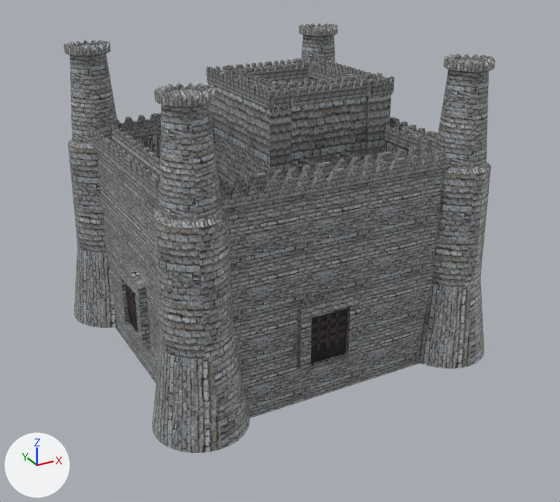
A saved change to the Blender file Assets/StreamingAssets/Anglo/Models/Castle/Castle.blend.
Both versions are drawn from a 50 mm camera at (-0.933, -1.775, 1.04) aimed at (0.031, -0.022, 0.164). Arrows for +X, +Y and +Z are at lower left; the lights stay in place.
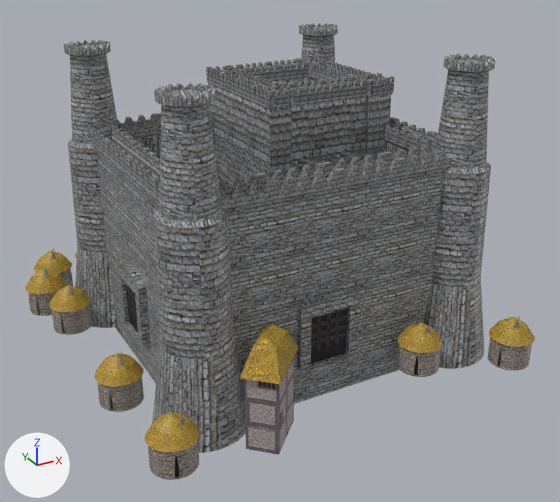
The newer file is also rescaled (x0.699), turned or shifted as a whole; pictures and numbers use the older file's frame.

Boxes [x1, y1, x2, y2] around the edits, measured in the pictures (560 x 502 px):
'Plane.004', added
    after: [244, 358, 294, 455]
'Plane.005', added (yellow)
    after: [240, 324, 298, 385]
'Cylinder.001', added (yellow)
    after: [145, 413, 200, 452]
'Cylinder', added
    after: [148, 410, 199, 480]
'Cylinder.008', added (yellow)
    after: [94, 353, 144, 387]
'Cylinder.009', added
    after: [98, 352, 144, 412]
'Cylinder.002', added
    after: [488, 316, 532, 371]
'Cylinder.005', added
    after: [397, 321, 440, 377]
'Cylinder.004', added (yellow)
    after: [397, 323, 443, 353]
'Cylinder.003', added (yellow)
    after: [489, 317, 535, 347]
'Cylinder.010', added
    after: [52, 283, 92, 335]
'Cylinder.011', added (yellow)
    after: [49, 285, 91, 312]
'Cylinder.015', added (yellow)
    after: [25, 269, 66, 294]
'Cylinder.016', added (yellow)
    after: [34, 250, 72, 273]
'Cylinder.014', added
    after: [28, 266, 64, 316]
'Cylinder.017', added
    after: [36, 248, 73, 287]

Edits to the bpy script that builds the scene:
```text
Add ob_cylinder_001:
    ob_cylinder_001 = bpy.data.objects.new('Cylinder.001', me_cylinder_001)  # 128 vertices, 97 faces; spans x -0.0416..0.0356, y -0.0407..0.0365, z 0.1337..0.2439; in mat_thatchedroof_png (picture img_thatchedroof_png)
    ob_cylinder_001.location = (-0.473, -0.471, -0.049)
    ob_cylinder_001.rotation_euler = (0.0, 0.0, -0.357)  # degrees (0, 0, -20)
    ob_cylinder_001.scale = (1.52, 1.52, 0.487)
Add ob_cylinder:
    ob_cylinder = bpy.data.objects.new('Cylinder', me_cylinder)  # 368 vertices, 307 faces; spans x -0.038..0.032, y -0.038..0.033, z -0.021..0.285; in mat_cheapbrick_png (picture img_cheapbrick_png)
    ob_cylinder.location = (-0.473, -0.471, -0.049)
    ob_cylinder.rotation_euler = (0.0, 0.0, -0.357)  # degrees (0, 0, -20)
    ob_cylinder.scale = (1.52, 1.52, 0.487)
Add ob_plane_005:
    ob_plane_005 = bpy.data.objects.new('Plane.005', me_plane_006)  # 24 vertices, 20 faces; spans x -0.213..-0.134, y -0.077..0.077, z -0.045..0.045; in mat_thatchedroof_png_001 (picture img_thatchedroof_png_001)
    ob_plane_005.location = (-0.219, -0.43, -0.044)
    ob_plane_005.rotation_euler = (-2.371, 1.571, 0.0)  # degrees (-136, 90, 0)
    ob_plane_005.scale = (1.04, 1.04, 1.04)
Add ob_plane_004:
    ob_plane_004 = bpy.data.objects.new('Plane.004', me_plane)  # 24 vertices, 20 faces; spans x -0.142..0.058, y -0.066..0.066, z -0.038..0.038; in mat_housewall_png_001 (picture img_housewall_png_001)
    ob_plane_004.location = (-0.219, -0.43, -0.044)
    ob_plane_004.rotation_euler = (-2.371, 1.571, 0.0)  # degrees (-136, 90, 0)
    ob_plane_004.scale = (1.04, 1.04, 1.04)
Add ob_cylinder_002:
    ob_cylinder_002 = bpy.data.objects.new('Cylinder.002', me_cylinder.copy())
    ob_cylinder_002.location = (0.465, -0.509, -0.049)
    ob_cylinder_002.rotation_euler = (0.0, 0.0, -1.372)  # degrees (0, 0, -79)
    ob_cylinder_002.scale = (1.52, 1.52, 0.487)
Add ob_cylinder_003:
    ob_cylinder_003 = bpy.data.objects.new('Cylinder.003', me_cylinder_001.copy())
    ob_cylinder_003.location = (0.465, -0.509, -0.049)
    ob_cylinder_003.rotation_euler = (0.0, 0.0, -1.372)  # degrees (0, 0, -79)
    ob_cylinder_003.scale = (1.52, 1.52, 0.487)
Add ob_cylinder_004:
    ob_cylinder_004 = bpy.data.objects.new('Cylinder.004', me_cylinder_001.copy())
    ob_cylinder_004.location = (0.236, -0.414, -0.049)
    ob_cylinder_004.rotation_euler = (0.0, 0.0, -0.874)  # degrees (0, 0, -50)
    ob_cylinder_004.scale = (1.52, 1.52, 0.487)
Add ob_cylinder_005:
    ob_cylinder_005 = bpy.data.objects.new('Cylinder.005', me_cylinder.copy())
    ob_cylinder_005.location = (0.236, -0.414, -0.049)
    ob_cylinder_005.rotation_euler = (0.0, 0.0, -0.874)  # degrees (0, 0, -50)
    ob_cylinder_005.scale = (1.52, 1.52, 0.487)
Add ob_cylinder_008:
    ob_cylinder_008 = bpy.data.objects.new('Cylinder.008', me_cylinder_001.copy())
    ob_cylinder_008.location = (-0.496, -0.185, -0.049)
    ob_cylinder_008.rotation_euler = (0.0, 0.0, -0.874)  # degrees (0, 0, -50)
    ob_cylinder_008.scale = (1.52, 1.52, 0.487)
Add ob_cylinder_009:
    ob_cylinder_009 = bpy.data.objects.new('Cylinder.009', me_cylinder.copy())
    ob_cylinder_009.location = (-0.496, -0.185, -0.049)
    ob_cylinder_009.rotation_euler = (0.0, 0.0, -0.874)  # degrees (0, 0, -50)
    ob_cylinder_009.scale = (1.52, 1.52, 0.487)
Add ob_cylinder_010:
    ob_cylinder_010 = bpy.data.objects.new('Cylinder.010', me_cylinder.copy())
    ob_cylinder_010.location = (-0.502, 0.239, -0.049)
    ob_cylinder_010.rotation_euler = (0.0, 0.0, -0.874)  # degrees (0, 0, -50)
    ob_cylinder_010.scale = (1.52, 1.52, 0.487)
Add ob_cylinder_011:
    ob_cylinder_011 = bpy.data.objects.new('Cylinder.011', me_cylinder_001.copy())
    ob_cylinder_011.location = (-0.502, 0.239, -0.049)
    ob_cylinder_011.rotation_euler = (0.0, 0.0, -0.874)  # degrees (0, 0, -50)
    ob_cylinder_011.scale = (1.52, 1.52, 0.487)
Add ob_cylinder_014:
    ob_cylinder_014 = bpy.data.objects.new('Cylinder.014', me_cylinder.copy())
    ob_cylinder_014.location = (-0.536, 0.385, -0.049)
    ob_cylinder_014.rotation_euler = (0.0, 0.0, -0.874)  # degrees (0, 0, -50)
    ob_cylinder_014.scale = (1.52, 1.52, 0.487)
Add ob_cylinder_015:
    ob_cylinder_015 = bpy.data.objects.new('Cylinder.015', me_cylinder_001.copy())
    ob_cylinder_015.location = (-0.536, 0.385, -0.049)
    ob_cylinder_015.rotation_euler = (0.0, 0.0, -0.874)  # degrees (0, 0, -50)
    ob_cylinder_015.scale = (1.52, 1.52, 0.487)
Add ob_cylinder_016:
    ob_cylinder_016 = bpy.data.objects.new('Cylinder.016', me_cylinder_001.copy())
    ob_cylinder_016.location = (-0.484, 0.509, -0.049)
    ob_cylinder_016.rotation_euler = (0.0, 0.0, -0.874)  # degrees (0, 0, -50)
    ob_cylinder_016.scale = (1.52, 1.52, 0.487)
Add ob_cylinder_017:
    ob_cylinder_017 = bpy.data.objects.new('Cylinder.017', me_cylinder.copy())
    ob_cylinder_017.location = (-0.484, 0.509, -0.049)
    ob_cylinder_017.rotation_euler = (0.0, 0.0, -0.874)  # degrees (0, 0, -50)
    ob_cylinder_017.scale = (1.52, 1.52, 0.487)
```
